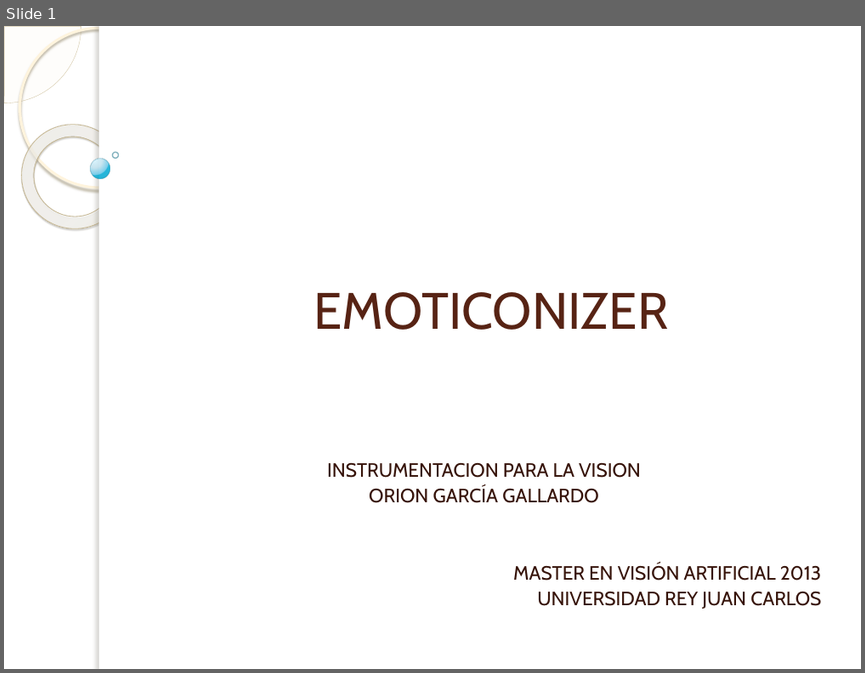
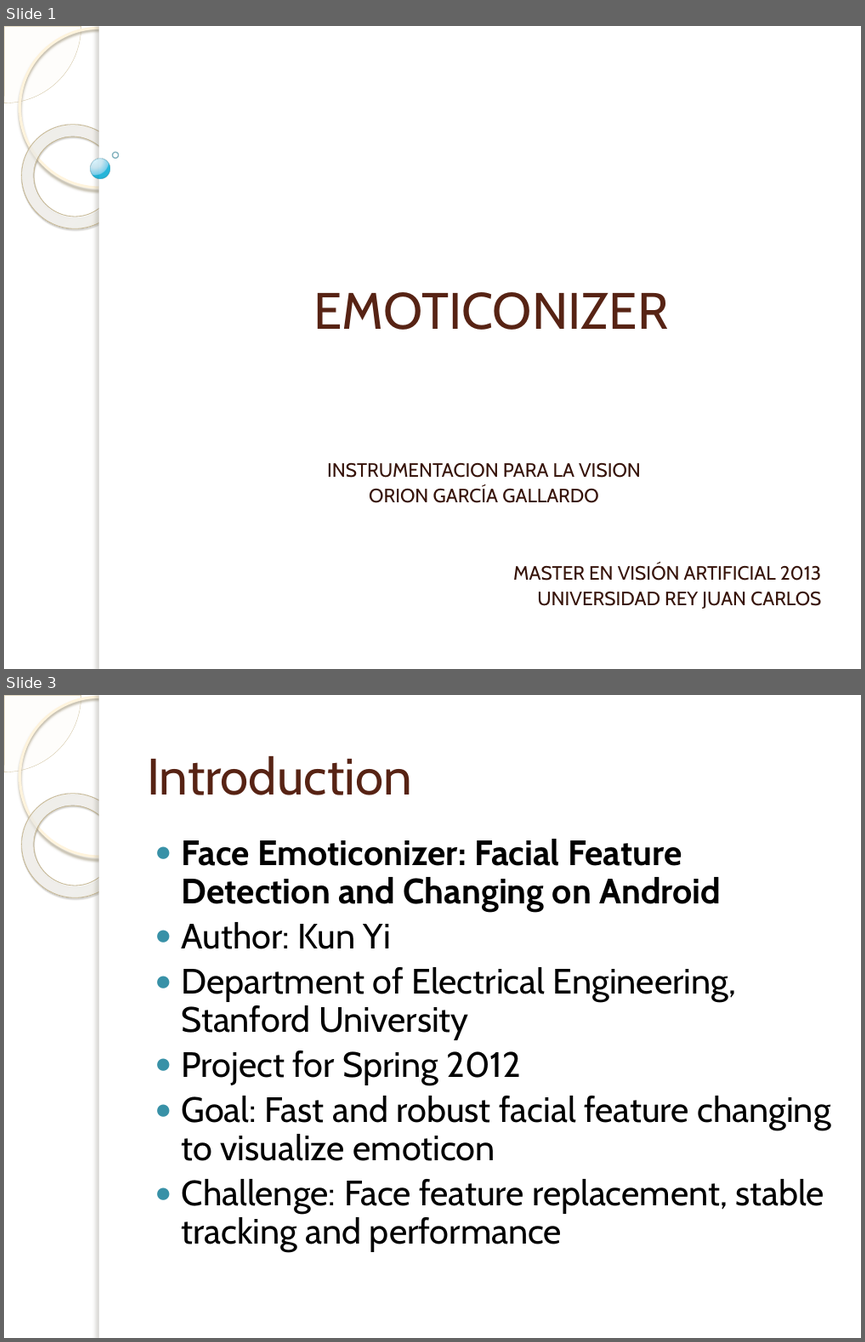
Before and after one commit to desperado1992/ivandroid, a slide deck: Presentacion/doc/EMOTICONIZER.pptx. Shown one above the other, each under a label of ours: slide 1 before the commit, slides 1 and 3 after it; the slides between them are not shown. The pictures are 865x673 and 865x1342 pixels, drawn with LibreOffice and Linux fonts; fonts in the diff are those of the drawing; background and template pictures are left out. Boxes give left, top, right and bottom in pixels: in the first picture for what was removed or moved away, otherwise in the second. Text is boxed around its words. In the diff, an @@ line names an element or a change of style, - is before the commit and + after.

```diff
--- a/Presentacion/doc/EMOTICONIZER.pptx
+++ b/Presentacion/doc/EMOTICONIZER.pptx
@@ slide 3 added at (4,695,861,1338), background picture (left out); not listed: 5 template elements that a slide beside it also shows @@
@@ title added at (147,756,412,795), 43 pt, text #572314 @@
+Introduction
@@ text added at (182,839,831,1251), 29.6 pt, text #000000 @@
+● Face Emoticonizer: Facial Feature Detection and Changing on Android
+● Author: Kun Yi
+● Department of Electrical Engineering, Stanford University
+● Project for Spring 2012
+● Goal: Fast and robust facial feature changing to visualize emoticon
+● Challenge: Face feature replacement, stable tracking and performance
```
Also in this commit, not shown: 5 slides changed, 2 other slides added, 1 slide removed, 4 other files.
